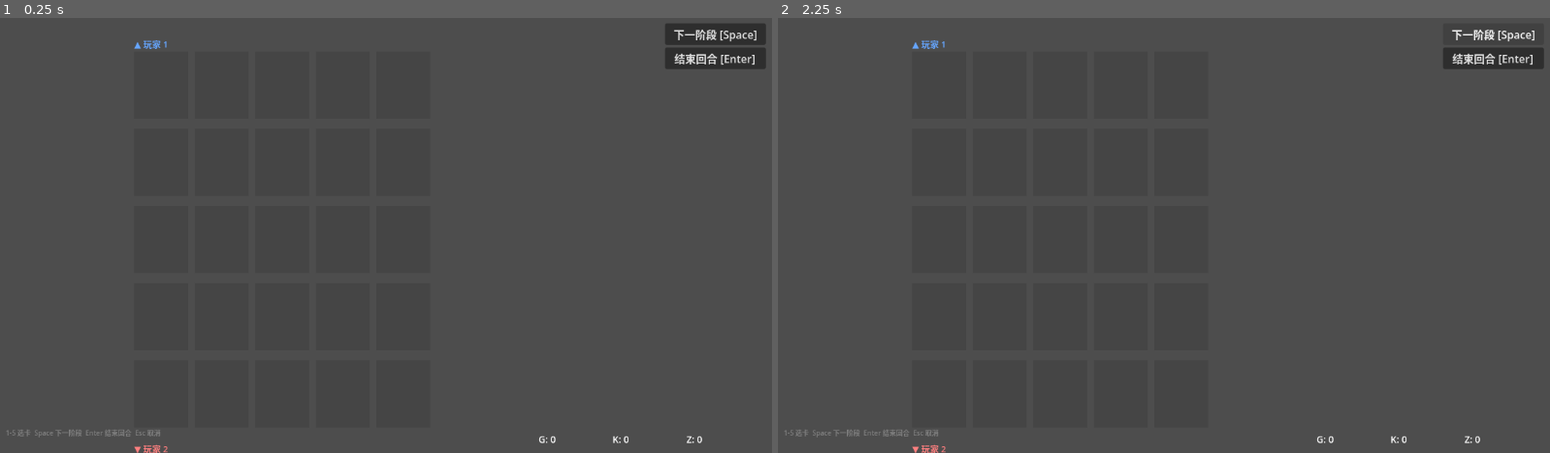
Above: before the commit, frames 1-2 (left to right).
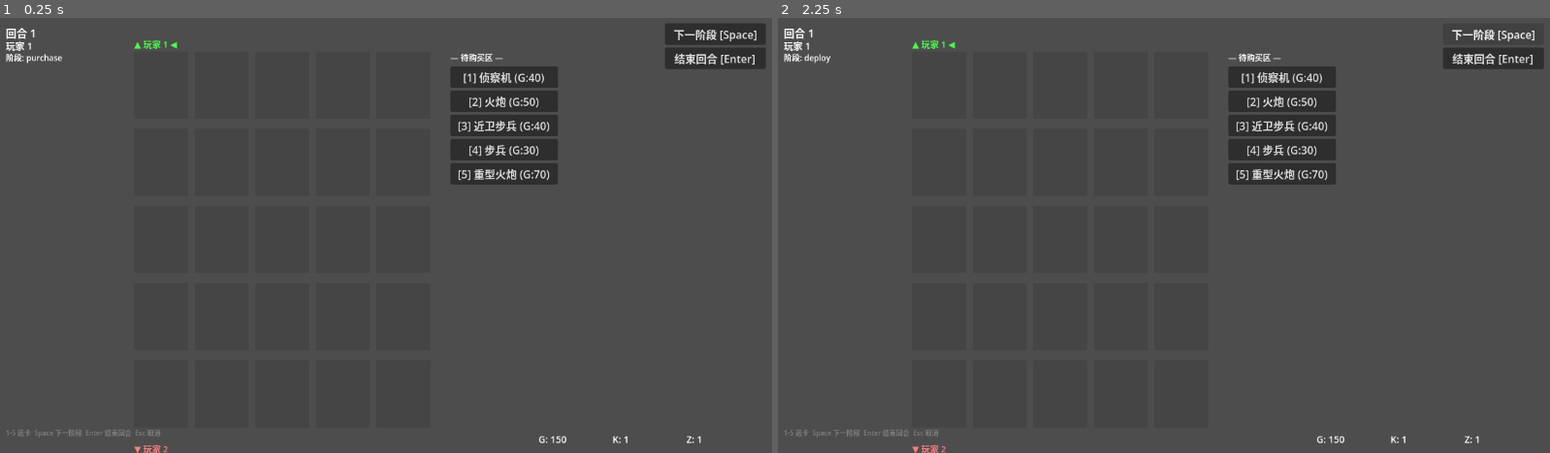
Above: after the commit, the same moments.

Repository: fdvecbtwdh/1914
Game: Godot game, scene res://scenes/battle.tscn
Two runs of this game, one before a commit and one after it. Both use one fixed random seed, a clock stepped at 60 frames per second and the inputs below.
Inputs:
- Up to frame 1 (0.25 s): no input
- Up to frame 2 (2.25 s): click "结束回合 [Enter]" at 0.5 s; click "结束回合 [Enter]" at 1.25 s; click "下一阶段 [Space]" at 2 s

The runs differ from the first frame. In frame 1, 3.5% of the frame differs, in the area x 0-91%, y 2-98%; in frame 2, 3.5%.
Error before the commit: Parse Error: Cannot infer the type of "unit" variable because the value doesn't have a set type. (res://scripts/core/game_logic.gd:91)

Commit message:
fix: replace implicit := with explicit types for Godot 4.7.1 compatibility

Diff:
--- a/scripts/core/game_logic.gd
+++ b/scripts/core/game_logic.gd
@@ -87,8 +87,8 @@
 
 
 static func move_unit(state: BattleState, player_idx: int, from_row: int, from_col: int, to_row: int, to_col: int) -> BattleState:
-	var new_state := state.duplicate(true)
-	var unit := new_state.board.get_unit(from_row, from_col)
+	var new_state: BattleState = state.duplicate(true)
+	var unit: BattleState.UnitData = new_state.board.get_unit(from_row, from_col)
 	if unit == null or unit.owner_index != player_idx:
 		return new_state
 
@@ -107,8 +107,8 @@
 		return new_state
 
 	# 八方向移动一格
-	var dr := abs(to_row - from_row)
-	var dc := abs(to_col - from_col)
+	var dr: int = abs(to_row - from_row)
+	var dc: int = abs(to_col - from_col)
 	if dr > 1 or dc > 1 or (dr == 0 and dc == 0):
 		return new_state
 
@@ -141,8 +141,8 @@
 
 static func attack_unit(state: BattleState, player_idx: int, from_row: int, from_col: int, target_row: int, target_col: int) -> BattleState:
 	var new_state: BattleState = state.duplicate(true)
-	var attacker := new_state.board.get_unit(from_row, from_col)
-	var defender := new_state.board.get_unit(target_row, target_col)
+	var attacker: BattleState.UnitData = new_state.board.get_unit(from_row, from_col)
+	var defender: BattleState.UnitData = new_state.board.get_unit(target_row, target_col)
 	if attacker == null or defender == null:
 		return null
 	if attacker.owner_index != player_idx:
@@ -156,8 +156,8 @@
 	if not _in_attack_range(attacker, from_row, from_col, target_row, target_col):
 		return null
 	# Phase 3: 空战规则 — 陆军不能攻击空军
-	var attacker_card := CardDataLoader.cards.get(attacker.card_id)
-	var defender_card := CardDataLoader.cards.get(defender.card_id)
+	var attacker_card: Resource = CardDataLoader.cards.get(attacker.card_id)
+	var defender_card: Resource = CardDataLoader.cards.get(defender.card_id)
 	if attacker_card != null and defender_card != null:
 		var atk_is_air := _is_air_unit(attacker_card.unit_class)
 		var def_is_air := _is_air_unit(defender_card.unit_class)
@@ -178,7 +178,7 @@
 	var actual_col: int = target_col
 	if defender.is_guarded:
 		var guard_pos: Vector2i = defender.guarded_by
-		var guard_unit := new_state.board.get_unit(guard_pos.x, guard_pos.y)
+		var guard_unit: BattleState.UnitData = new_state.board.get_unit(guard_pos.x, guard_pos.y)
 		if guard_unit != null and guard_unit.owner_index == defender.owner_index:
 			defender = guard_unit  # 攻击目标改为守护单位
 			actual_row = guard_pos.x
@@ -198,7 +198,7 @@
 	# 是否消灭
 	if defender.defense <= 0:
 		var card_data = CardDataLoader.cards.get(defender.card_id)
-		var reward_g := 0
+		var reward_g: int = 0
 		if card_data != null:
 			reward_g = int(card_data.cost_g * 0.25)
 		# 收缴词条：50%
@@ -231,7 +231,7 @@
 	# 重置单位行动标记（Phase 3 扩展：同时重置 has_attacked, move_count）
 	for r in range(new_state.board.rows):
 		for c in range(new_state.board.cols):
-			var unit := new_state.board.get_unit(r, c)
+			var unit: BattleState.UnitData = new_state.board.get_unit(r, c)
 			if unit != null and unit.owner_index == new_state.active_player_index:
 				unit.has_acted = false
 				unit.has_attacked = false
@@ -270,7 +270,7 @@
 	var p2_cols := {}
 	for r in range(state.board.rows):
 		for c in range(state.board.cols):
-			var unit := state.board.get_unit(r, c)
+			var unit: BattleState.UnitData = state.board.get_unit(r, c)
 			if unit == null:
 				continue
 			if unit.owner_index == 0 and r >= 3:
@@ -289,16 +289,16 @@
 ## 后手 (player_idx=1): 2 + 2×(turn−1) → 2, 4, 6, 8, ...
 ## 上限 25
 static func _calc_z(player_idx: int, turn: int) -> int:
-	var base := 1 if player_idx == 0 else 2
-	var z := base + 2 * (turn - 1)
+	var base: int = 1 if player_idx == 0 else 2
+	var z: int = base + 2 * (turn - 1)
 	return min(z, 25)
 
 
 static func _shuffle_deck(deck: Array) -> void:
-	var n := deck.size()
+	var n: int = deck.size()
 	while n > 1:
 		n -= 1
-		var k := randi() % (n + 1)
+		var k: int = randi() % (n + 1)
 		var tmp = deck[k]
 		deck[k] = deck[n]
 		deck[n] = tmp
@@ -412,8 +412,8 @@
 		return
 
 	# Phase 3: 空战反击规则
-	var attacker_card := CardDataLoader.cards.get(attacker.card_id)
-	var defender_card := CardDataLoader.cards.get(defender.card_id)
+	var attacker_card: Resource = CardDataLoader.cards.get(attacker.card_id)
+	var defender_card: Resource = CardDataLoader.cards.get(defender.card_id)
 	if attacker_card != null and defender_card != null:
 		# 火炮不可被反击（Phase 2 规则，保留）
 		if attacker_card.unit_class == "artillery":
@@ -432,7 +432,7 @@
 				return
 
 	# 防守方反击
-	var counter_dmg := defender.attack
+	var counter_dmg: int = defender.attack
 	# 坚守减伤（Phase 3: 使用 firm_level 替代固定值）
 	if attacker.firm_level > 0:
 		counter_dmg = max(1, counter_dmg - attacker.firm_level)
@@ -503,7 +503,7 @@
 				continue
 			var nr := row + dr
 			var nc := col + dc
-			var neighbor := state.board.get_unit(nr, nc)
+			var neighbor: BattleState.UnitData = state.board.get_unit(nr, nc)
 			if neighbor != null and neighbor.owner_index == unit.owner_index:
 				neighbor.is_guarded = true
 				neighbor.guarded_by = Vector2i(row, col)
@@ -513,7 +513,7 @@
 static func _clear_guard(state: BattleState, unit: BattleState.UnitData) -> void:
 	for r in range(state.board.rows):
 		for c in range(state.board.cols):
-			var other := state.board.get_unit(r, c)
+			var other: BattleState.UnitData = state.board.get_unit(r, c)
 			if other != null and other.guarded_by == Vector2i(unit.row, unit.col):
 				other.is_guarded = false
 				other.guarded_by = Vector2i(-1, -1)
@@ -525,10 +525,10 @@
 ## 视野范围判定（与攻击范围判定分开）
 static func _in_vision_range(vision_str: String, from_row: int, from_col: int, to_row: int, to_col: int, owner_idx: int) -> bool:
 	var dr := to_row - from_row  # 带符号的方向
-	var adr := abs(dr)
-	var adc := abs(to_col - from_col)
+	var adr: int = abs(dr)
+	var adc: int = abs(to_col - from_col)
 	# 确定"前方"方向：P1(owner=0) 前方是行号增大，P2(owner=1) 前方是行号减小
-	var forward_dr := dr if owner_idx == 0 else -dr
+	var forward_dr: int = dr if owner_idx == 0 else -dr
 	match vision_str:
 		"adjacent_4":
 			return (adr + adc) == 1  # 仅上下左右
@@ -562,7 +562,7 @@
 static func _apply_supply(state: BattleState, player_idx: int) -> void:
 	for r in range(state.board.rows):
 		for c in range(state.board.cols):
-			var unit := state.board.get_unit(r, c)
+			var unit: BattleState.UnitData = state.board.get_unit(r, c)
 			if unit == null or unit.owner_index != player_idx:
 				continue
 			if unit.supply_level <= 0:
@@ -572,7 +572,7 @@
 				for dc in range(-1, 2):
 					if dr == 0 and dc == 0:
 						continue
-					var neighbor := state.board.get_unit(r + dr, c + dc)
+					var neighbor: BattleState.UnitData = state.board.get_unit(r + dr, c + dc)
 					if neighbor != null and neighbor.owner_index == player_idx and neighbor.defense < neighbor.max_defense:
 						neighbor.defense = min(neighbor.max_defense, neighbor.defense + unit.supply_level)
 						state.action_log.append({"type": "supply", "from": [r, c], "to": [r + dr, c + dc], "amount": unit.supply_level})
@@ -583,7 +583,7 @@
 static func _apply_rear_repair(state: BattleState, player_idx: int) -> void:
 	var rear_row := 0 if player_idx == 0 else state.board.rows - 1
 	for c in range(state.board.cols):
-		var unit := state.board.get_unit(rear_row, c)
+		var unit: BattleState.UnitData = state.board.get_unit(rear_row, c)
 		if unit != null and unit.owner_index == player_idx and unit.defense < unit.max_defense:
 			unit.defense = min(unit.max_defense, unit.defense + 1)
 			state.action_log.append({"type": "rear_repair", "row": rear_row, "col": c})
@@ -597,7 +597,7 @@
 static func _update_stealth_reveal(state: BattleState) -> void:
 	for r in range(state.board.rows):
 		for c in range(state.board.cols):
-			var unit := state.board.get_unit(r, c)
+			var unit: BattleState.UnitData = state.board.get_unit(r, c)
 			if unit == null or not unit.stealthed:
 				continue
 			unit.revealed = false
@@ -605,10 +605,10 @@
 			# 检查是否有敌方步兵/战斗机能看到此位置
 			for er in range(state.board.rows):
 				for ec in range(state.board.cols):
-					var enemy := state.board.get_unit(er, ec)
+					var enemy: BattleState.UnitData = state.board.get_unit(er, ec)
 					if enemy == null or enemy.owner_index != enemy_idx:
 						continue
-					var enemy_card := CardDataLoader.cards.get(enemy.card_id)
+					var enemy_card: Resource = CardDataLoader.cards.get(enemy.card_id)
 					if enemy_card == null:
 						continue
 					# 步兵或战斗机能发现潜行单位
